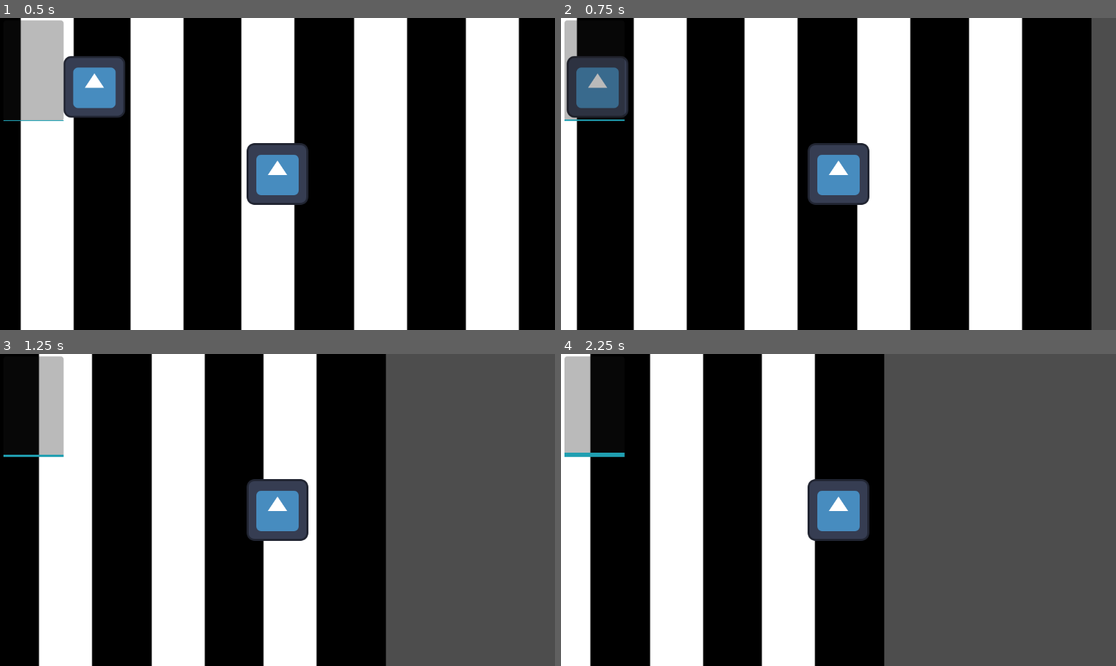
Above: before the commit, frames 1-4 (two rows, left to right).
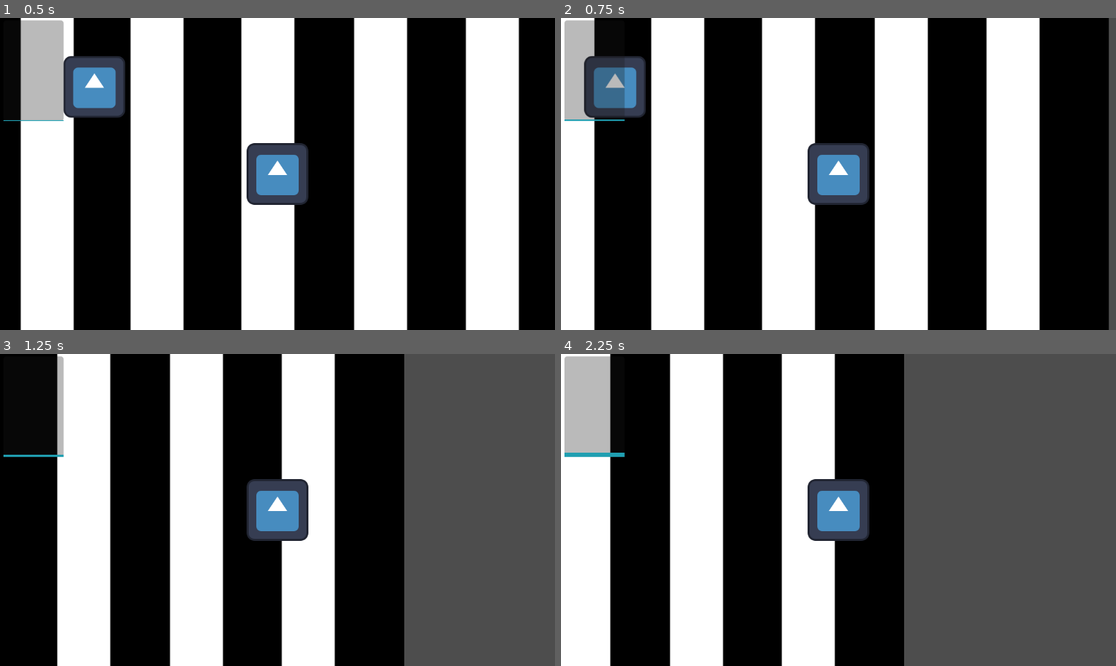
Above: after the commit, the same moments.

Repository: thisotherguyalso/KAILOG-Game
Game: Godot game, scene res://Scenes/streets.tscn
Two runs of this game, one before a commit and one after it. Both use one fixed random seed, a clock stepped at 60 frames per second and the inputs below. The engine's default icon, where the game draws it, is replaced by a stand-in: a white triangle on a blue panel in a dark square.
Inputs (mouse positions are in pixels of both pictures, inside the frame that each line leads up to):
- Up to frame 1 (0.5 s): no input
- Up to frame 2 (0.75 s): tap Enter at 0.5 s; move the mouse to (960, 158) at 0.52 s; hold Right (ui_right) from 0.53 s (still down); hold Shift (sprint) from 0.53 s (still down); click (960, 158) at 0.67 s
- Up to frame 3 (1.25 s): keep holding Right (ui_right); keep holding Shift (sprint)
- Up to frame 4 (2.25 s): release Right (ui_right) at 1.25 s; release Shift (sprint) at 1.25 s; drag from (727, 525) to (810, 572) at 1.27 s; tap Space at 2 s; move the mouse to (894, 441) at 2.02 s; hold Right (ui_right) from 2.03 s (still down); hold Shift (sprint) from 2.03 s (still down)

Frame 1 is identical in both runs. In frame 2, 33% of the frame differs, in the area x 1-99%, y 0-100%; in frame 3, 23%; in frame 4, 22%.

Commit message:
Made player movement more floaty
this adds to the adrenaline lol

Diff:
--- a/kailog-demo/Scenes/streets.tscn
+++ b/kailog-demo/Scenes/streets.tscn
@@ -1,16 +1,16 @@
-[gd_scene load_steps=4 format=3 uid="uid://b5o2sjxyv2fwf"]
+[gd_scene format=3 uid="uid://b5o2sjxyv2fwf"]
 
 [ext_resource type="PackedScene" uid="uid://djbhktkxeugd" path="res://Scenes/player.tscn" id="1_3h88a"]
 [ext_resource type="Texture2D" uid="uid://dxq8w1vkpbnox" path="res://Sprite/street.png" id="1_ujq7l"]
 [ext_resource type="PackedScene" uid="uid://cgp716rgontld" path="res://Scenes/plastic.tscn" id="3_78k5l"]
 
-[node name="Streets" type="Node2D"]
+[node name="Streets" type="Node2D" unique_id=401058770]
 
-[node name="Sprite2D" type="Sprite2D" parent="."]
+[node name="Sprite2D" type="Sprite2D" parent="." unique_id=1541200815]
 scale = Vector2(2, 2)
 texture = ExtResource("1_ujq7l")
 
-[node name="Plastic" parent="." instance=ExtResource("3_78k5l")]
+[node name="Plastic" parent="." unique_id=193555815 instance=ExtResource("3_78k5l")]
 position = Vector2(-380, -181)
 
-[node name="Player" parent="." instance=ExtResource("1_3h88a")]
+[node name="Player" parent="." unique_id=876772652 instance=ExtResource("1_3h88a")]
--- a/kailog-demo/Scripts/player.gd
+++ b/kailog-demo/Scripts/player.gd
@@ -1,24 +1,25 @@
 extends CharacterBody2D
 
-@export var moveSpeed = 300.0
-@export var isSprinting = false
-
+@export var walkSpeed: float = 300.0
+@export var sprintSpeed: float = 600.0
+@export_range(0.0, 20.0) var slipperiness: float = 14.0
+var isSprinting: bool = false
+var speed: float = 0.0
 
 func _physics_process(delta: float) -> void:
 	# Get the input direction and handle the movement/deceleration.
 	# As good practice, you should replace UI actions with custom gameplay actions.
 	var direction = Input.get_vector("ui_left", "ui_right", "ui_up", "ui_down")
 	if direction:
-		velocity = direction * moveSpeed
+		velocity = lerp(velocity, direction * speed, delta * slipperiness)
 	else:
-		velocity.x = move_toward(velocity.x, 0, moveSpeed)
-		velocity.y = move_toward(velocity.y, 0, moveSpeed)
+		velocity = lerp(velocity, Vector2.ZERO, delta * slipperiness)
 
 	if Input.get_action_strength("sprint"):
-		velocity = direction * moveSpeed * 2
+		speed = sprintSpeed
 		isSprinting = true
 	else:
-		velocity = direction * moveSpeed
+		speed = walkSpeed
 		isSprinting = false
 
 	move_and_slide()
